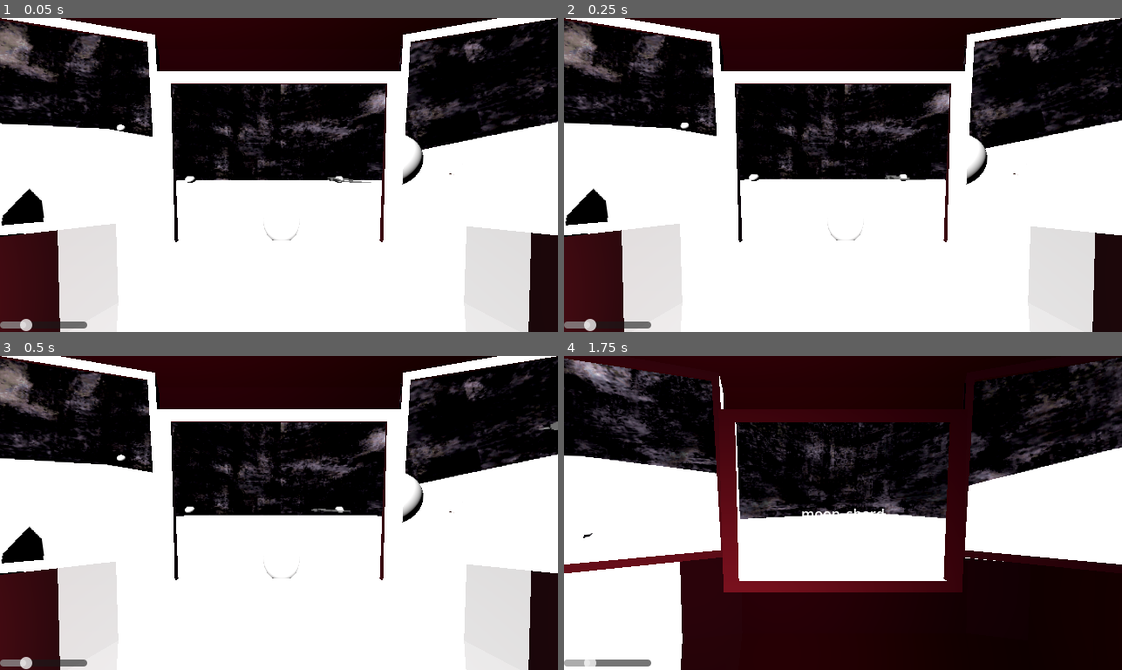
Above: before the commit, frames 1-4 (two rows, left to right).
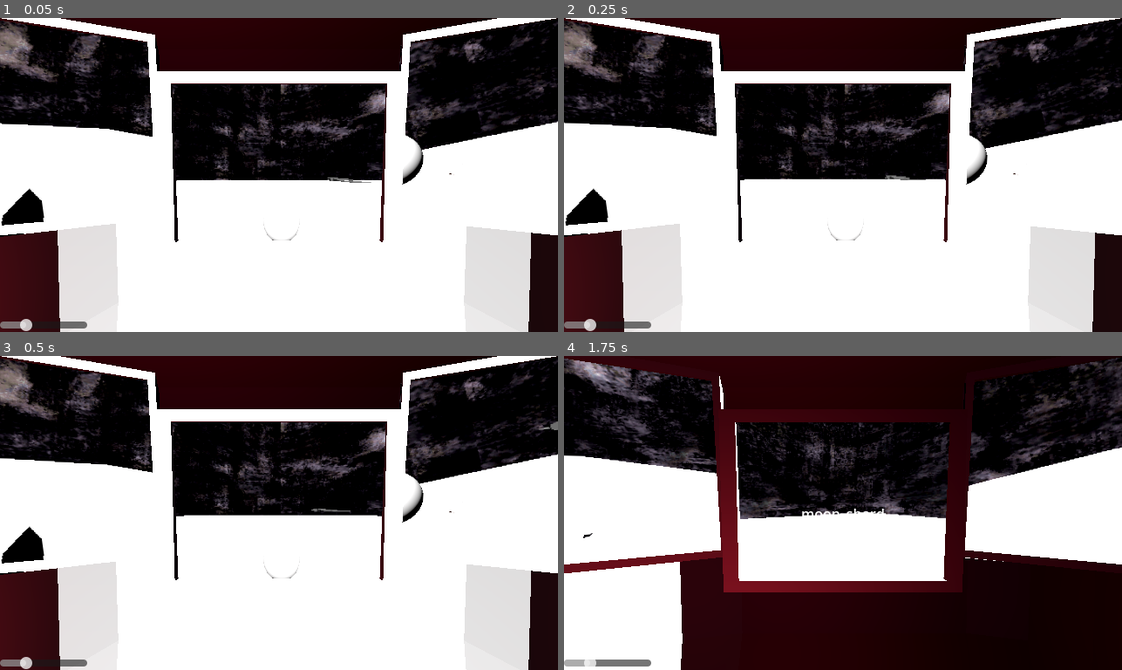
Above: after the commit, the same moments.

Repository: SnekOfSpice/moon-mecha
Game: Godot game, scene res://game/terrain.tscn
Two runs of this game, one before a commit and one after it. Both use one fixed random seed, a clock stepped at 60 frames per second and the inputs below.
Inputs (mouse positions are in pixels of both pictures, inside the frame that each line leads up to):
- Up to frame 1 (0.05 s): no input
- Up to frame 2 (0.25 s): no input
- Up to frame 3 (0.5 s): no input
- Up to frame 4 (1.75 s): move the mouse to (965, 497) at 0.52 s; hold D (turn_right) 0.53-1.25 s; hold F (interact) 0.53-1.25 s; click (965, 497) at 0.67 s; drag from (731, 528) to (815, 575) at 1.27 s

The runs differ from the first frame. In frame 1, less than 0.1% of the frame differs, in the area x 20-62%, y 33-53%; in frame 2, less than 0.1%; in frame 3, less than 0.1%, in the area x 20-62%, y 31-50%; in frame 4, nothing differs.

Commit message:
bird item

Diff:
--- a/game/npcs/bird/bird.gd
+++ b/game/npcs/bird/bird.gd
@@ -8,6 +8,9 @@
 
 
 var target : Node3D
+
+
+signal hit_ground(corpse : Bird)
 
 
 func _physics_process(delta: float) -> void:
@@ -42,3 +45,9 @@
 	move_and_slide()
 	if dist < 0.01:
 		queue_free()
+
+
+func _on_ground_detection_area_body_entered(body: Node3D) -> void:
+	if body is StaticBody3D and is_hit:
+		hit_ground.emit(self)
+		queue_free()
--- a/game/npcs/bird/bird.tscn
+++ b/game/npcs/bird/bird.tscn
@@ -6,6 +6,9 @@
 [sub_resource type="CylinderShape3D" id="CylinderShape3D_l0bfw"]
 height = 2.3218994
 radius = 4.205078
+
+[sub_resource type="SphereShape3D" id="SphereShape3D_6gsr1"]
+radius = 2.1333747
 
 [node name="Bird" type="CharacterBody3D" unique_id=24554342]
 script = ExtResource("1_6gsr1")
@@ -16,3 +19,10 @@
 
 [node name="Model" parent="." unique_id=978841377 instance=ExtResource("2_6gsr1")]
 unique_name_in_owner = true
+
+[node name="GroundDetectionArea" type="Area3D" parent="." unique_id=1388494977]
+
+[node name="CollisionShape3D" type="CollisionShape3D" parent="GroundDetectionArea" unique_id=631046535]
+shape = SubResource("SphereShape3D_6gsr1")
+
+[connection signal="body_entered" from="GroundDetectionArea" to="." method="_on_ground_detection_area_body_entered"]
--- a/game/terrain.gd
+++ b/game/terrain.gd
@@ -11,3 +11,10 @@
 		bird.position = %BirdSpawn.position
 		bird.target = %BirdTarget
 		add_child(bird)
+		bird.hit_ground.connect(func(corpse : Bird):
+			var item : Item = preload("res://game/items/item.tscn").instantiate()
+			add_child(item)
+			item.tech_id = "birdcarcass"
+			item.global_position = corpse.global_position
+			item.interaction_type = Item.InteractionType.ItemPickup
+			)
--- a/game/terrain.tscn
+++ b/game/terrain.tscn
@@ -41,8 +41,6 @@
 
 [sub_resource type="BoxShape3D" id="BoxShape3D_ejiea"]
 size = Vector3(100, 1, 100)
-
-[sub_resource type="SphereMesh" id="SphereMesh_o8m01"]
 
 [node name="World" type="Node3D" unique_id=818301488]
 script = ExtResource("1_o8m01")
@@ -89,19 +87,17 @@
 omni_range = 35.395
 omni_attenuation = 1.784
 
-[node name="BirdSpawn" type="Marker3D" parent="." unique_id=1080137364]
+[node name="DirectionalLight3D" type="DirectionalLight3D" parent="." unique_id=145733678]
+transform = Transform3D(1, 0, 0, 0, 0.7183692, 0.6956621, 0, -0.6956621, 0.7183692, 0, 11.4388895, 0)
+
+[node name="BirdSpawns" type="Node3D" parent="." unique_id=2091173389]
+
+[node name="BirdSpawn" type="Marker3D" parent="BirdSpawns" unique_id=1080137364]
 unique_name_in_owner = true
 transform = Transform3D(1, 0, 0, 0, 1, 0, 0, 0, 1, 8.169184, 4.0574775, -17.216576)
 
-[node name="MeshInstance3D" type="MeshInstance3D" parent="BirdSpawn" unique_id=309522707]
-mesh = SubResource("SphereMesh_o8m01")
+[node name="BirdTargets" type="Node3D" parent="." unique_id=1426443618]
 
-[node name="BirdTarget" type="Marker3D" parent="." unique_id=1317949690]
+[node name="BirdTarget" type="Marker3D" parent="BirdTargets" unique_id=1317949690]
 unique_name_in_owner = true
 transform = Transform3D(1, 0, 0, 0, 1, 0, 0, 0, 1, -12.669618, 4.0574775, -17.216576)
-
-[node name="MeshInstance3D" type="MeshInstance3D" parent="BirdTarget" unique_id=986922145]
-mesh = SubResource("SphereMesh_o8m01")
-
-[node name="DirectionalLight3D" type="DirectionalLight3D" parent="." unique_id=145733678]
-transform = Transform3D(1, 0, 0, 0, 0.7183692, 0.6956621, 0, -0.6956621, 0.7183692, 0, 11.4388895, 0)
Binary file added: game/items/moon_shard/birdcarcass.png
Not shown, added: game/items/moon_shard/birdcarcass.png.import
